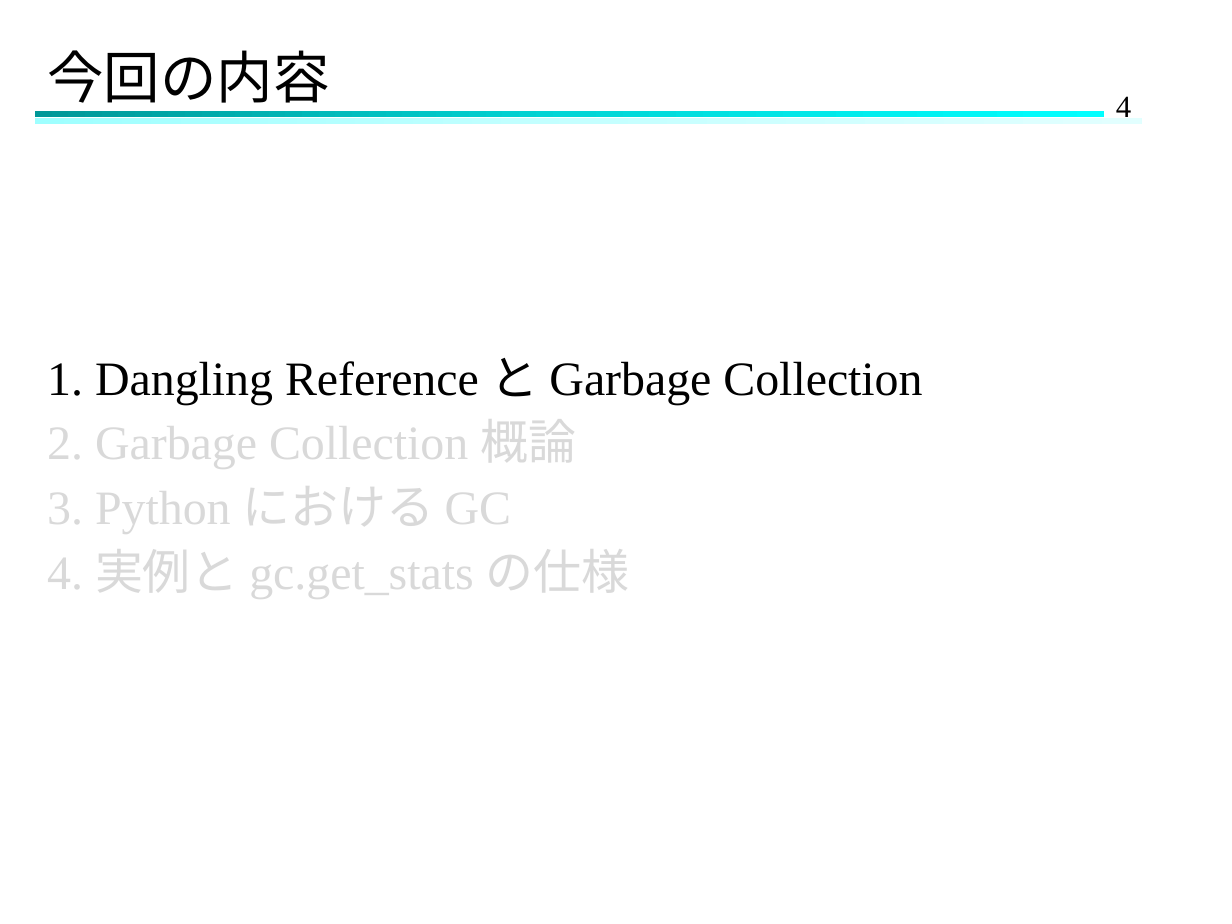
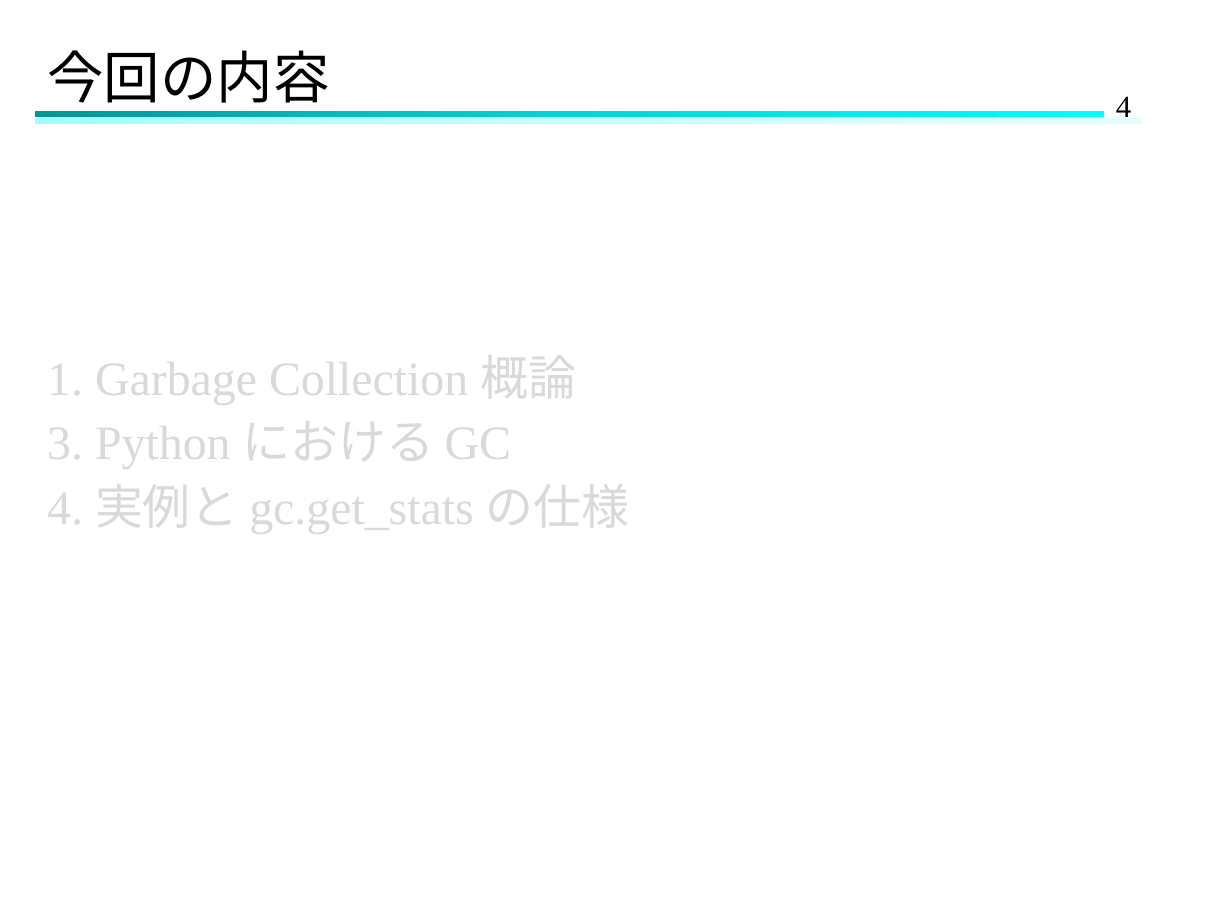
Before and after one commit to Hinata-Mikami/HinataMikami, a slide deck: slide 4 of 研究室関連/ゼミ/2024.11.27ゼミ.pptx. Drawn at 1232x924 pixels with LibreOffice and Linux fonts; fonts in the diff are those of the drawing. Boxes give left, top, right and bottom in pixels: in the first picture for what was removed or moved away, otherwise in the second. Text is boxed around its words. In the diff, an @@ line names an element or a change of style, - is before the commit and + after.

```diff
--- a/研究室関連/ゼミ/2024.11.27ゼミ.pptx
+++ b/研究室関連/ゼミ/2024.11.27ゼミ.pptx
@@ text at [47, 340, 576, 409]: text changed; text colour #000000 to #D9D9D9 @@
-1. Dangling Reference と Garbage Collection
-2. Garbage Collection 概論
+1. Garbage Collection 概論
```
Also in this commit, not shown: 15 other slides changed, 1 slide removed.
